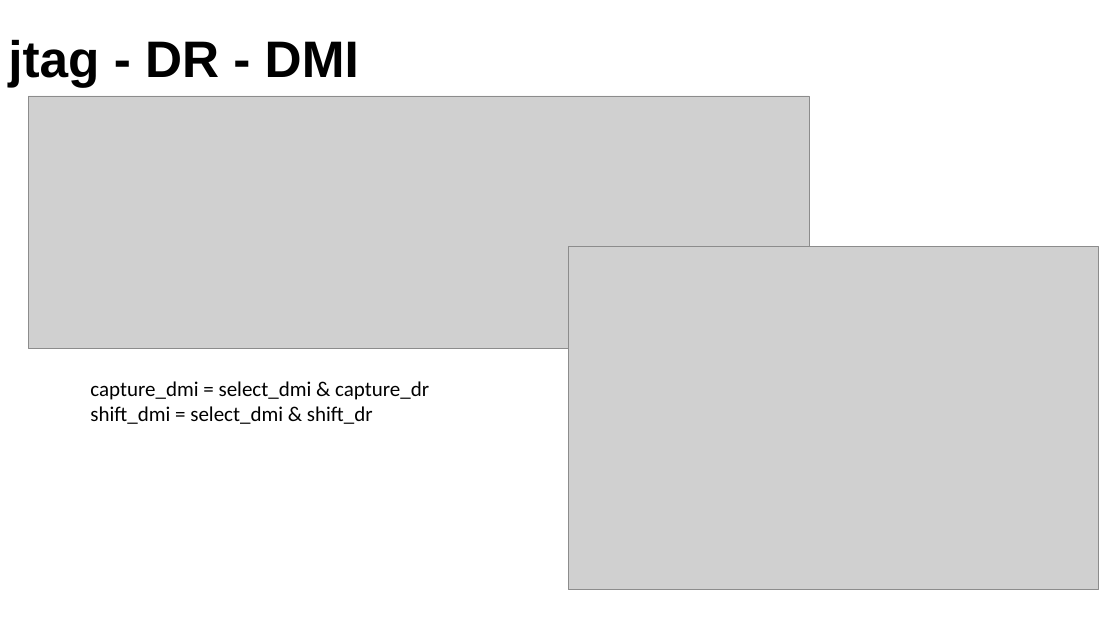
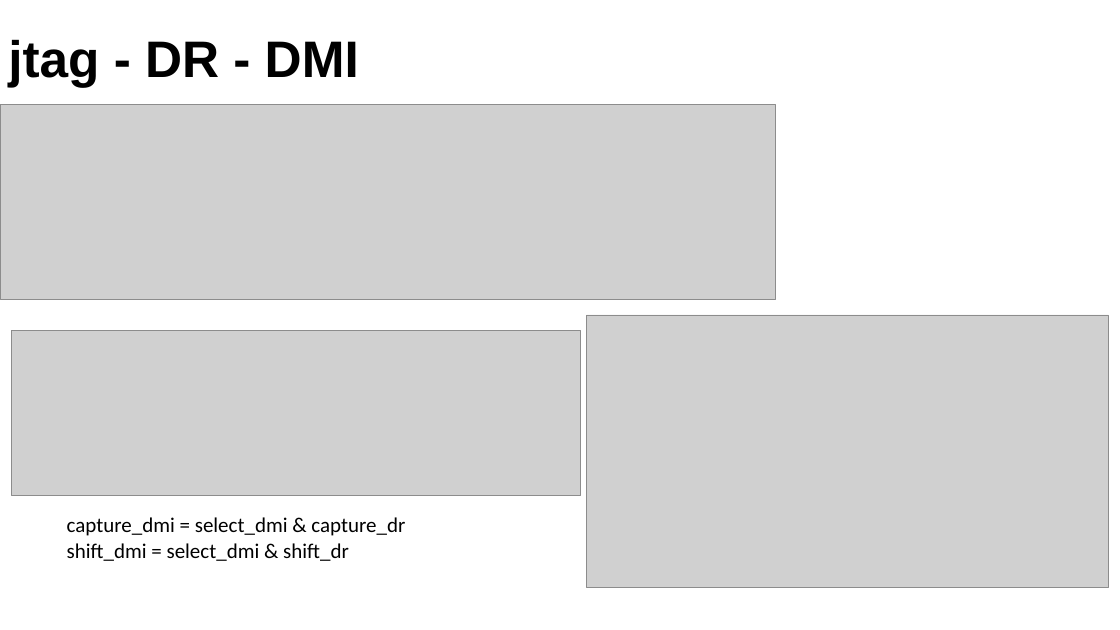
Before and after one commit to phuvg/jtag, a slide deck: slide 17 of doc/weekly_report_2024_03_14_1p0.pptx. Drawn at 1120x630 pixels with LibreOffice and Linux fonts; fonts in the diff are those of the drawing; grey boxes stand for pictures. Boxes give left, top, right and bottom in pixels: in the first picture for what was removed or moved away, otherwise in the second. Text is boxed around its words. In the diff, an @@ line names an element or a change of style, - is before the commit and + after.

```diff
--- a/doc/weekly_report_2024_03_14_1p0.pptx
+++ b/doc/weekly_report_2024_03_14_1p0.pptx
@@ picture: place and size @@
-picture at [29, 96, 810, 349]
+picture at [0, 104, 776, 300]
@@ picture: place and size @@
-picture at [568, 247, 1098, 590]
+picture at [586, 315, 1108, 587]
@@ picture added at [12, 330, 581, 496] @@
@@ text "capture_dmi = select_dmi & capture_dr": place and size @@
-text "capture_dmi = select_dmi & capture_dr" at [90, 381, 429, 424]
+text "capture_dmi = select_dmi & capture_dr" at [67, 517, 405, 561]
```
Also in this commit, not shown: 3 other slides changed, 5 slides added, 31 other files.
